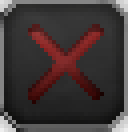
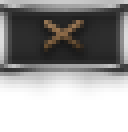
The second 128 x 132 image is a revision of the first. Changes to its layers:
added group "new" with 4 layers above "prototype 2" over [0, 4, 128, 84]
added layer "Layer 3 copy 2" in group "new" over [44, 20, 84, 52]
added layer "divider_std copy 3" in group "new" over [0, 4, 128, 24]
added layer "divider_std copy 2" in group "new" over [0, 64, 128, 84]
added layer "bg_gradientcentre copy" in group "new" over [0, 12, 128, 64]
moved "Layer 4" into group "prototype" over [0, 0, 128, 132]
moved "Layer 3" into group "prototype" over [28, 24, 104, 104]
moved "Layer 1 copy 3" into group "prototype" over [0, 0, 128, 128]
